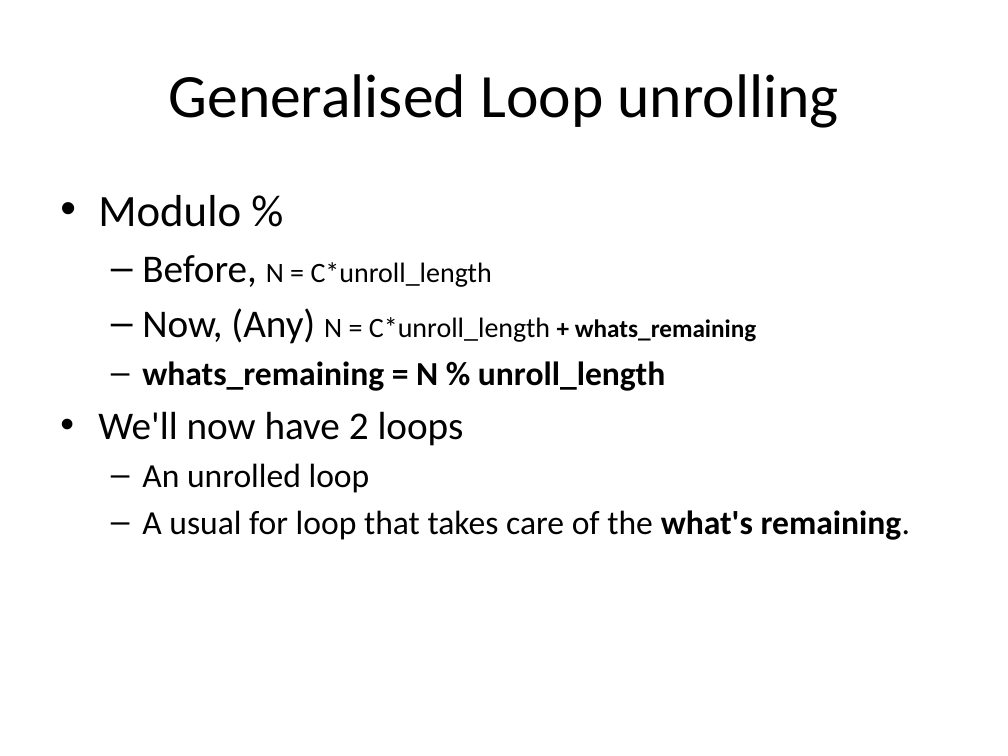
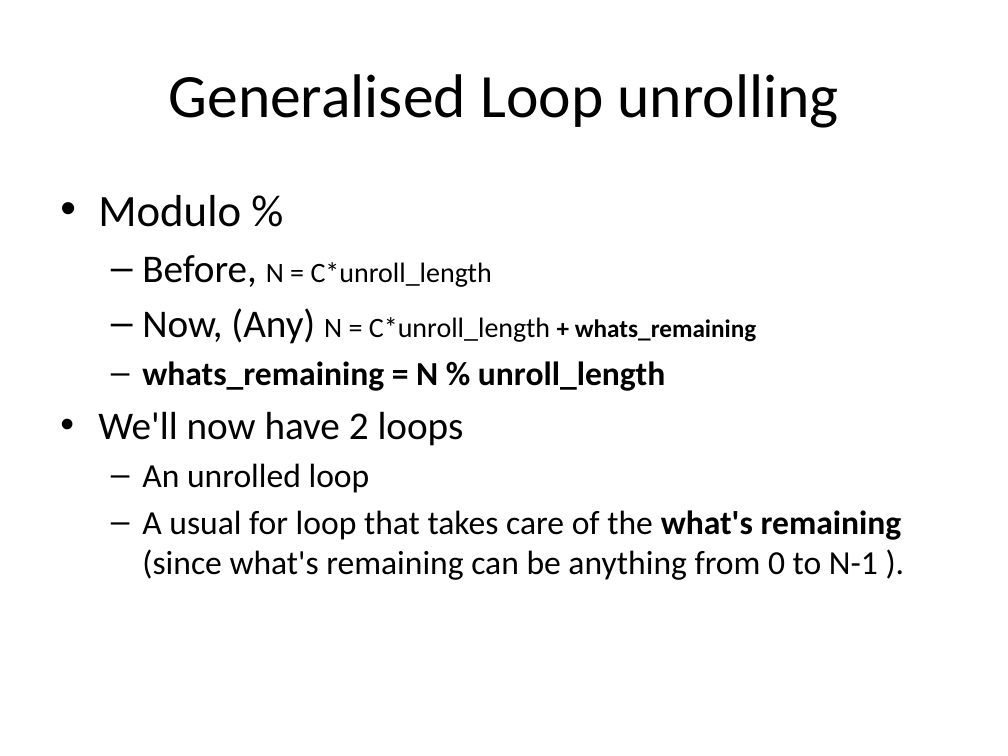
Before and after one commit to singam-sanjay/ACM-BPHC_IntroToParProg, a slide deck: slide 13 of Presentations/Summation.pptx (slide 12 before the commit). Drawn at 1008x756 pixels with LibreOffice and Linux fonts; fonts in the diff are those of the drawing. Boxes give left, top, right and bottom in pixels: in the first picture for what was removed or moved away, otherwise in the second. Text is boxed around its words. In the diff, an @@ line names an element or a change of style, - is before the commit and + after.

Commit message:
10_3_16 Slides

```diff
--- a/Presentations/Summation.pptx
+++ b/Presentations/Summation.pptx
@@ text at (142, 510, 902, 580): text changed @@
-  – A usual for loop that takes care of the what's remaining.
+  – A usual for loop that takes care of the what's remaining (since what's remaining can be anything from 0 to N-1 ).
```
Also in this commit, not shown: 6 slides added, 2 other files.
